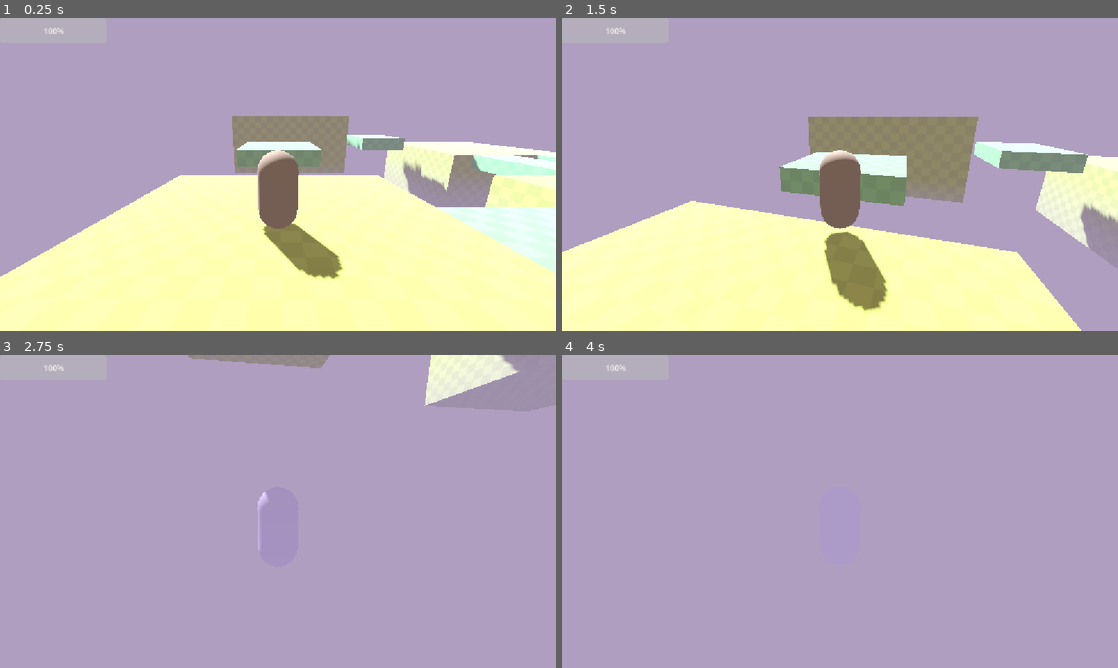
Above: before the commit, frames 1-4 (two rows, left to right).
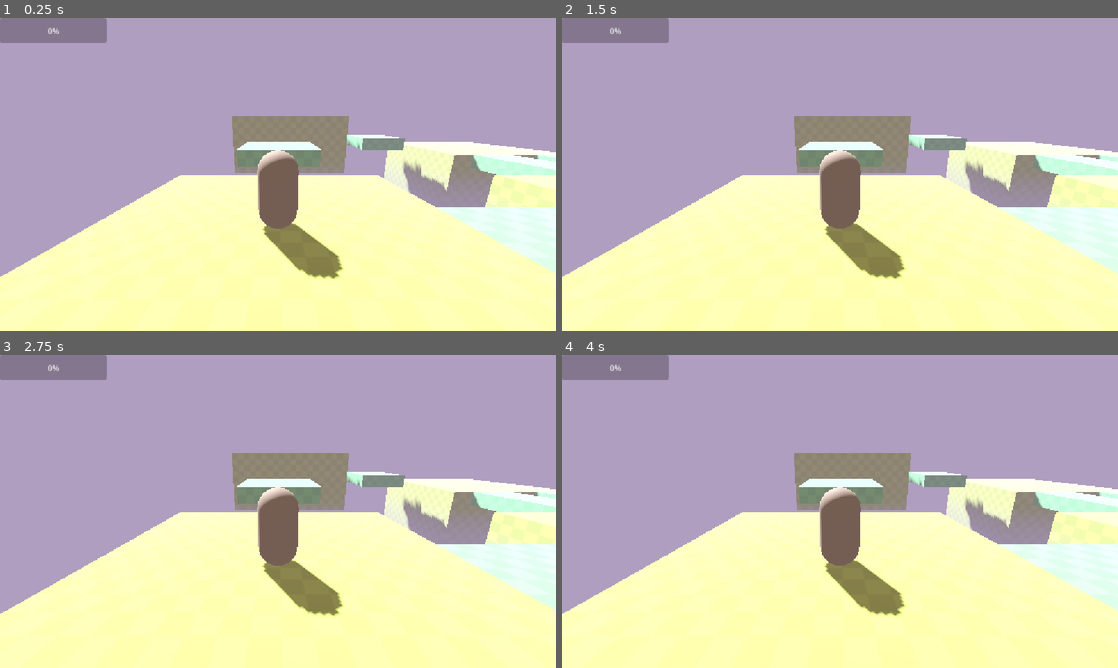
Above: after the commit, the same moments.

Repository: DefinitelyGlorb/LotteMite
Game: Godot game, scene res://src/levels/prototypes/test_level/test_level.tscn
Same seed, same stepped clock (60 frames per second), same inputs: the game is played once before the commit and once after it.
Inputs (mouse positions are in pixels of both pictures, inside the frame that each line leads up to):
- Up to frame 1 (0.25 s): no input
- Up to frame 2 (1.5 s): tap Enter at 0.5 s; move the mouse to (867, 174) at 0.52 s; hold W (move_forward) from 0.53 s (still down); tap Space (jump) at 0.6, 0.77, 1.07, 1.35 s; move the mouse to (812, 174) at 1.27 s
- Up to frame 3 (2.75 s): keep holding W (move_forward); tap Space (jump) at 1.52, 1.82, 2.1 s; move the mouse to (289, 505) at 2.02 s
- Up to frame 4 (4 s): keep holding W (move_forward); move the mouse to (834, 517) at 2.77 s; tap Space (jump) at 2.85, 3.02, 3.32, 3.5, 3.6, 3.77 s; move the mouse to (878, 514) at 3.52 s

The runs differ from the first frame. In frame 1, 1.5% of the frame differs, in the area x 0-20%, y 0-81%; in frame 2, 26%; in frame 3, 56%, in the area x 0-100%, y 0-100%; in frame 4, 53%.

Commit message:
Autoload init

Diff:
--- a/project.godot
+++ b/project.godot
@@ -14,6 +14,11 @@
 run/main_scene="uid://rjux5tluqn7a"
 config/features=PackedStringArray("4.7", "Mobile")
 config/icon="res://icon.svg"
+
+[autoload]
+
+PlayerSettings="*uid://cfvpo3h6ips6j"
+PlayerStats="*uid://dyfsqq7i4d2h2"
 
 [display]
 
--- /dev/null
+++ b/src/autoloads/player_settings.gd
@@ -0,0 +1,3 @@
+extends Node
+
+var sensitivity = 0.3
--- /dev/null
+++ b/src/autoloads/player_stats.gd
@@ -0,0 +1,3 @@
+extends Node
+
+var max_health = 10.0
--- a/src/player/player.gd
+++ b/src/player/player.gd
@@ -1,16 +1,12 @@
-extends Node3D
+extends CharacterBody3D
 
 signal health_depleted
 
-@export_group("Player Settings")
-@export var sensitivity = 0.3
-
-@export_group("Player Stats")
-@export var max_health = 3.0
-@export var health = max_health
+var health = PlayerStats.max_health
+var hovering = false
 
 func _ready() -> void:
-	%HealthBar.max_value = max_health
+	%HealthBar.max_value = PlayerStats.max_health
 	Input.set_mouse_mode(Input.MOUSE_MODE_CAPTURED)
 
 func _physics_process(delta: float) -> void:
@@ -23,16 +19,25 @@
 
 	var direction = %CameraPivot.global_basis * -input_direction_3D
 
-	$PlayerBody.velocity.x = direction.x * SPEED
-	%PlayerBody.velocity.y -= FALL_VELOCITY * delta
-	$PlayerBody.velocity.z = direction.z * SPEED
+	velocity.x = direction.x * SPEED
+	velocity.z = direction.z * SPEED
 
-	if Input.is_action_just_pressed("jump") and %PlayerBody.is_on_floor():
-		%PlayerBody.velocity.y = JUMP_VELOCITY
-	elif Input.is_action_just_released("jump") and %PlayerBody.velocity.y > 0:
-			%PlayerBody.velocity.y = lerp($PlayerBody.velocity.y, 0.0, 0.75)
+	if Input.is_action_just_pressed("jump") and is_on_floor():
+		velocity.y = JUMP_VELOCITY
+	elif Input.is_action_just_released("jump") and velocity.y > 0:
+		velocity.y = lerp(velocity.y, 0.0, 0.75)
 
-	%PlayerBody.move_and_slide()
+	if Input.is_action_just_pressed("jump") and not %RayCast3D.is_colliding() and not is_on_floor():
+		hovering = true
+	elif is_on_floor() or Input.is_action_just_released("jump"):
+		hovering = false
+
+	if hovering:
+		velocity.y = lerp(velocity.y, -2.5, 0.25)
+	else:
+		velocity.y -= FALL_VELOCITY * delta
+
+	move_and_slide()
 
 func _process(_delta: float) -> void:
 	%HealthBar.value = health
@@ -41,6 +46,13 @@
 
 func _unhandled_input(event: InputEvent) -> void:
 	if event is InputEventMouseMotion:
-		%CameraPivot.rotation_degrees.y -= event.relative.x * sensitivity
-		%CameraPivot.rotation_degrees.x += event.relative.y * sensitivity
+		%CameraPivot.rotation_degrees.y -= event.relative.x * PlayerSettings.sensitivity
+		%CameraPivot.rotation_degrees.x += event.relative.y * PlayerSettings.sensitivity
 		%CameraPivot.rotation_degrees.x = clamp(%CameraPivot.rotation_degrees.x, -30.0, 60.0)
+
+func take_damage() -> void:
+	health -= 1
+
+func _on_hurtbox_body_entered(body: Node3D) -> void:
+	if body.has_method("attack"):
+		take_damage()
Not shown, added: src/autoloads/player_settings.gd.uid
Not shown, added: src/autoloads/player_stats.gd.uid
